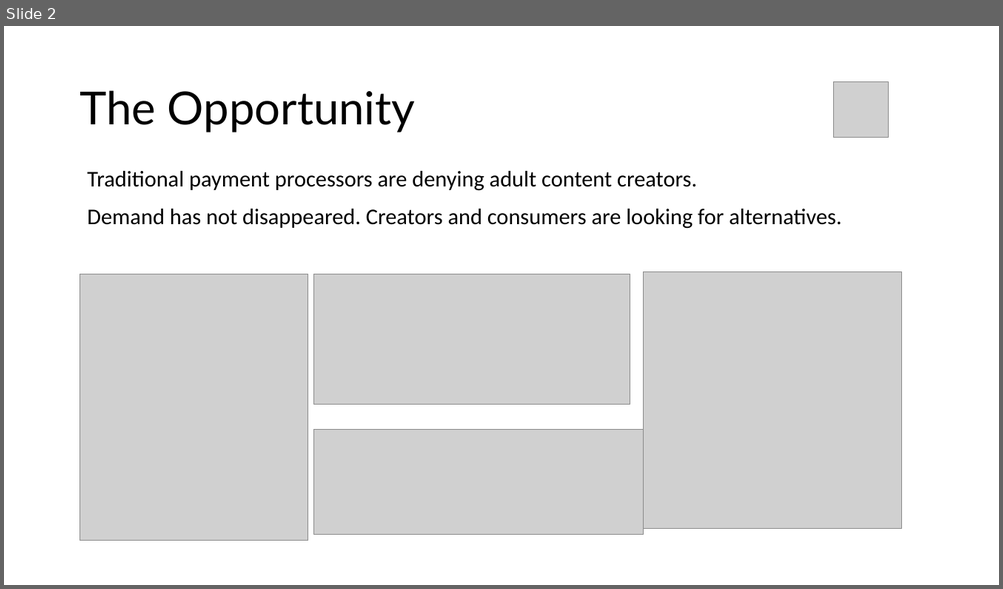
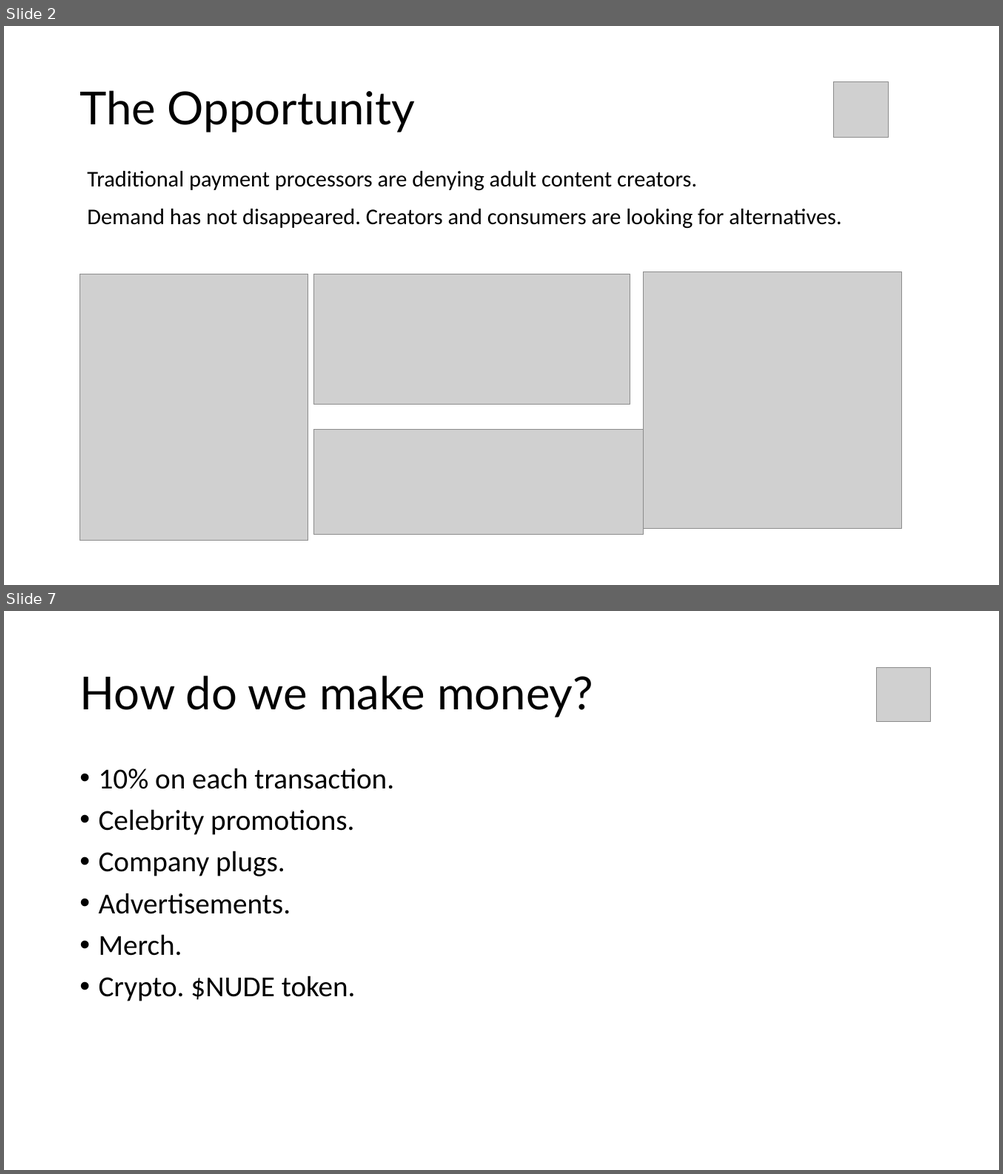
Before and after one commit to own-me/nude-pitch, a slide deck: own-me-pitch.pptx. Shown one above the other, each under a label of ours: slide 2 before the commit, slides 2 and 7 after it; the slides between them are not shown. The pictures are 1003x589 and 1003x1174 pixels, drawn with LibreOffice and Linux fonts; fonts in the diff are those of the drawing; grey boxes stand for pictures. Boxes give left, top, right and bottom in pixels: in the first picture for what was removed or moved away, otherwise in the second. Text is boxed around its words. In the diff, an @@ line names an element or a change of style, - is before the commit and + after.

```diff
--- a/own-me-pitch.pptx
+++ b/own-me-pitch.pptx
@@ slide 7 added at [4,611,999,1170], background #FFFFFF @@
@@ title added at [79,675,593,718], 44 pt, text #000000 @@
+How do we make money?
@@ picture added at [876,668,930,722] @@
@@ text added at [99,768,394,1002], 28 pt, text #000000 @@
+• 10% on each transaction.
+• Celebrity promotions.
+• Company plugs.
+• Advertisements.
+• Merch.
+• Crypto. $NUDE token.
```
Also in this commit, not shown: 1 slide changed, 6 other slides added, 1 slide removed, 1 other file.
